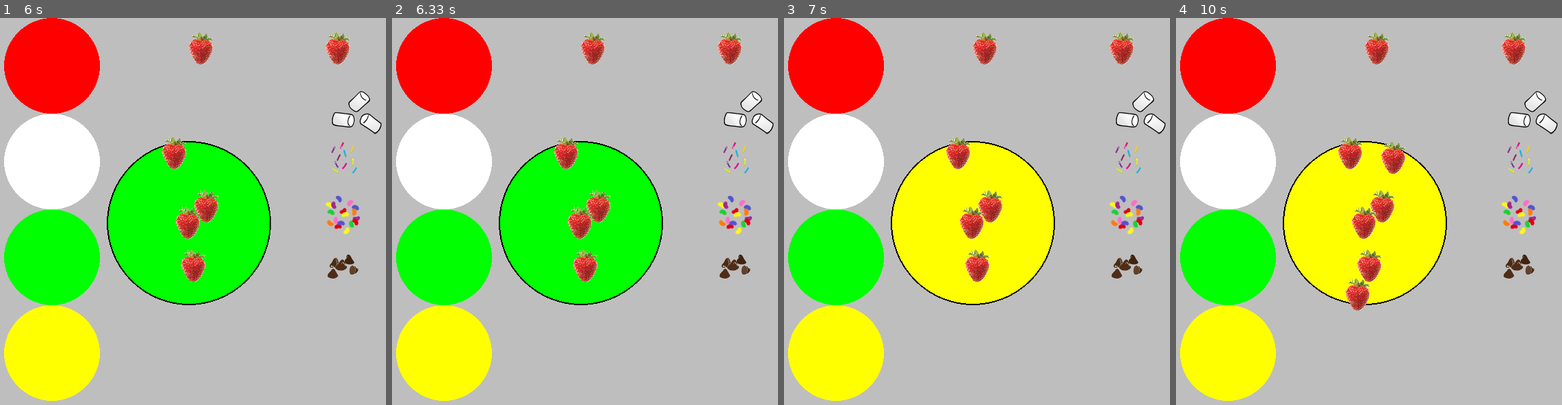
Above: before the commit, frames 1-4 (left to right).
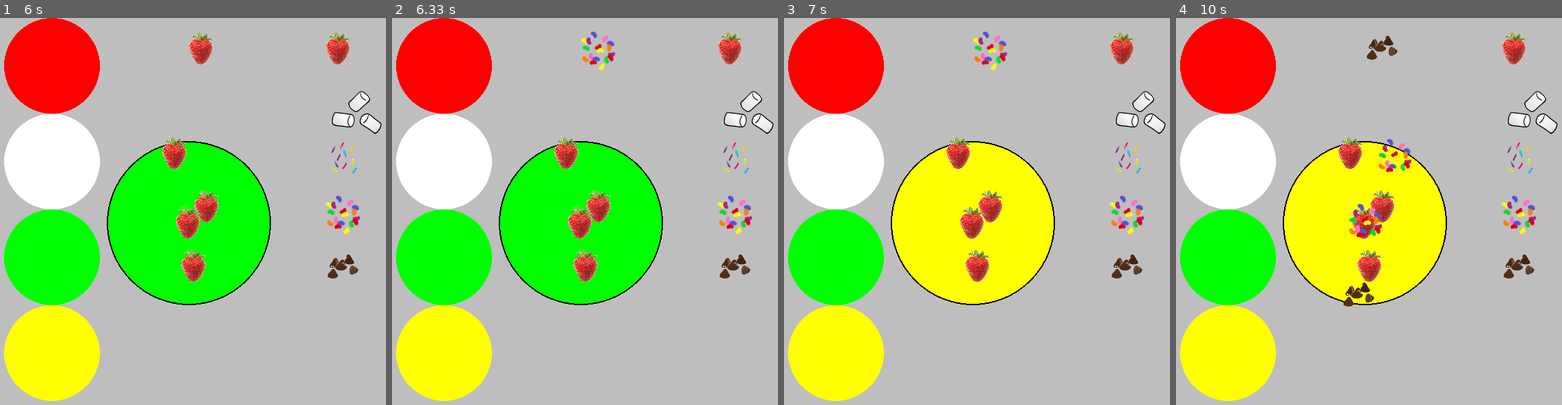
Above: after the commit, the same moments.

Repository: bennorth/cake-decoration-in-pygame
Game: pygame game, started from cake.py
Two runs of this game, one before a commit and one after it. Both use one fixed random seed, a clock stepped at 60 frames per second and the inputs below.
Inputs (mouse positions are in pixels of both pictures, inside the frame that each line leads up to):
- Up to frame 1 (6 s): click (189, 223) at 0.38 s; click (88, 226) at 0.72 s; click (61, 319) at 1.05 s; click (339, 366) at 1.38 s; click (92, 141) at 1.72 s; click (193, 265) at 2.05 s; click (173, 153) at 2.38 s; click (50, 64) at 2.72 s; click (34, 134) at 3.05 s; click (54, 261) at 3.38 s; click (57, 168) at 3.72 s; click (65, 83) at 4.05 s; click (208, 207) at 4.38 s; click (69, 196) at 4.72 s; click (61, 374) at 5.55 s; click (61, 250) at 5.88 s
- Up to frame 2 (6.33 s): click (723, 219) at 6.22 s
- Up to frame 3 (7 s): click (872, 114) at 6.55 s; click (876, 362) at 6.88 s
- Up to frame 4 (10 s): click (1365, 223) at 7.22 s; click (1396, 157) at 7.55 s; click (1230, 137) at 7.88 s; click (1365, 223) at 8.72 s; click (1515, 273) at 9.05 s; click (1214, 350) at 9.38 s; click (1357, 296) at 9.72 s

Frame 1 is identical in both runs. In frame 2, 0.5% of the frame differs, in the area x 48-58%, y 3-14%; in frame 3, 0.5%; in frame 4, 1.7%, in the area x 43-61%, y 3-76%.

Commit message:
hit-checks for sprinkles, jellybeans, choc-chips

Diff:
--- a/cake.py
+++ b/cake.py
@@ -70,6 +70,12 @@
                     elif 107 < click_y < 160:
                         print('marshmallows')
                         current_decoration = marshmallows
+                    elif 184 < click_y < 224:
+                        current_decoration = sprinkles
+                    elif 259 < click_y < 316:
+                        current_decoration = jellybeans
+                    elif 345 < click_y < 379:
+                        current_decoration = chocolate_chips
                     else:
                         print('in decoration menu but not on decoration')
 
